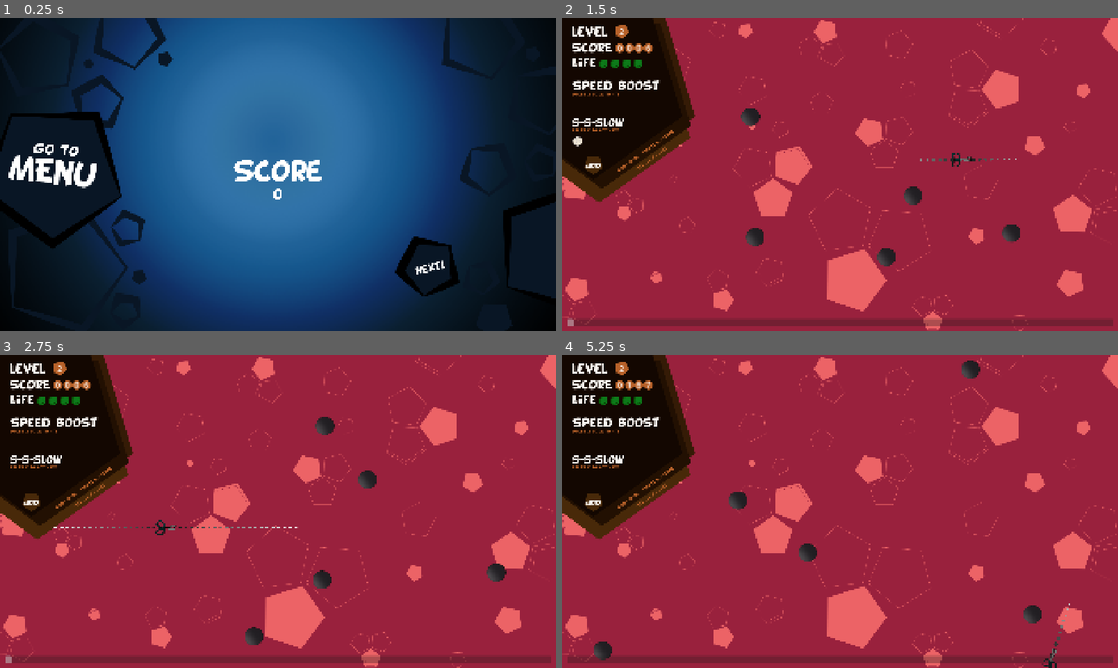
Above: before the commit, frames 1-4 (two rows, left to right).
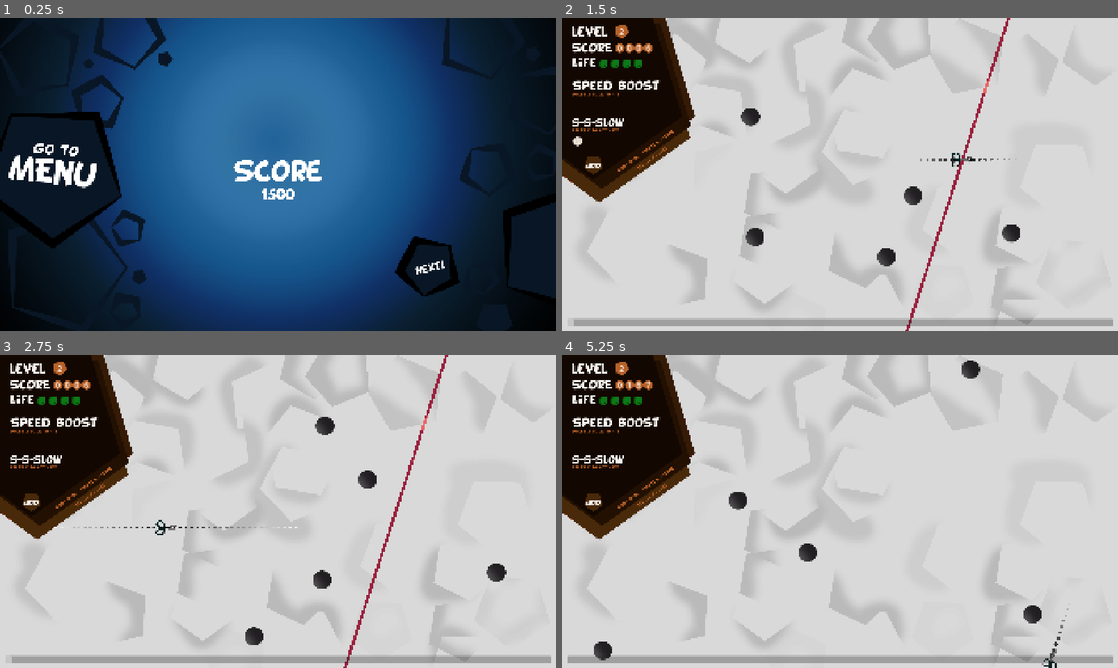
Above: after the commit, the same moments.

Repository: Trickylady/The-Exam-Scam
Game: Godot game, scene res://scenes/level_score.tscn
The game is run twice, just before and just after one commit, with the same random seed, the same clock (stepped at 60 frames per second) and the same inputs. This scene is started directly instead of the project's main scene.
Inputs (mouse positions are in pixels of both pictures, inside the frame that each line leads up to):
- Up to frame 1 (0.25 s): no input
- Up to frame 2 (1.5 s): click (990, 265) at 0.5 s; tap Enter at 1.25 s; move the mouse to (962, 158) at 1.27 s; hold W (boost_speed) from 1.28 s (still down); click (962, 158) at 1.42 s
- Up to frame 3 (2.75 s): move the mouse to (166, 527) at 2.02 s; release W (boost_speed) at 2.03 s; hold S (slow_down) from 2.03 s (still down); tap W (boost_speed) at 2.1 s; click (166, 527) at 2.17 s
- Up to frame 4 (5.25 s): move the mouse to (895, 442) at 2.77 s; release S (slow_down) at 2.78 s; hold Mouse wheel up (rotate_c) 2.78-3.53 s; click (895, 442) at 2.92 s; tap W (boost_speed) at 3.05, 3.8 s; move the mouse to (812, 574) at 3.52 s; tap Mouse wheel down (rotate_cc) at 3.6 s; click (812, 574) at 3.67 s; move the mouse to (1006, 558) at 4.27 s; hold S (slow_down) 4.28-5 s; hold W (boost_speed) 4.28-5 s; tap Q at 4.35 s; click (1006, 558) at 4.42 s; click "Go To Level" at 5 s

The runs differ from the first frame. In frame 1, 0.1% of the frame differs, in the area x 47-53%, y 54-58%; in frame 2, 88%; in frame 3, 88%; in frame 4, 88%, in the area x 0-100%, y 0-100%.
Error after the commit: Invalid access to property or key 'score' on a base object of type 'Node (Mng.gd)'. (res://scenes/level_score.gd:11)

Commit message:
game stats implementation

Diff:
--- /dev/null
+++ b/instances/GameStats.gd
@@ -0,0 +1,95 @@
+extends RefCounted
+class_name GameStats
+
+
+class LevelStats extends RefCounted:
+	var scores: int
+	var time_elapsed: int = 0
+	var hits: int = 0
+	var cuts: int = 0
+	var lives_collected: int = 0
+	var boosts_collected: int = 0
+	var slows_collected: int = 0
+
+
+var _all: Dictionary[int, LevelStats] = {}
+var level_t_start: int
+var level_n: int
+
+
+signal score_updated
+
+
+func new_level(_level: Level) -> void:
+	level_n = _level.n
+	level_t_start = _level.t_start
+	_all[level_n] = LevelStats.new()
+	_level.scissors.cut_line_hit.connect(_increase_hits)
+	_level.scissors.cut_line_success.connect(_increase_cuts)
+	_level.powerups.powerup_collected.connect(_on_powerup_collected)
+	_level.level_lost.connect(_on_level_end)
+	_level.level_won.connect(_on_level_end)
+
+
+func increase_score(partial_scores: int) -> void:
+	var level_stat: LevelStats = _all[level_n]
+	level_stat.scores += partial_scores
+	score_updated.emit()
+
+
+func _increase_hits(_pencil: Pencil) -> void:
+	var level_stat: LevelStats = _all[level_n]
+	level_stat.hits += 1
+func _increase_cuts() -> void:
+	var level_stat: LevelStats = _all[level_n]
+	level_stat.cuts += 1
+func _on_powerup_collected(powerup: Powerup) -> void:
+	var level_stat: LevelStats = _all[level_n]
+	match powerup.type:
+		Powerup.Type.LIFE: level_stat.lives_collected += 1
+		Powerup.Type.BOOST: level_stat.boosts_collected += 1
+		Powerup.Type.SLOW: level_stat.slows_collected += 1
+func _on_level_end() -> void:
+	var level_stat: LevelStats = _all[level_n]
+	level_stat.time_elapsed = Time.get_ticks_msec() - level_t_start
+
+
+func get_global_scores() -> int:
+	var tot_scores: int = 0
+	for l_stats: LevelStats in _all.values():
+		tot_scores += l_stats.scores
+	return tot_scores
+func get_total_time() -> int:
+	var tot_time: int = 0
+	for l_stats: LevelStats in _all.values():
+		tot_time += l_stats.time_elapsed
+	return tot_time
+func get_total_hits() -> int:
+	var tot_hits: int = 0
+	for l_stats: LevelStats in _all.values():
+		tot_hits += l_stats.hits
+	return tot_hits
+func get_total_cuts() -> int:
+	var tot_cuts: int = 0
+	for l_stats: LevelStats in _all.values():
+		tot_cuts += l_stats.cuts
+	return tot_cuts
+func get_total_powerups() -> int:
+	var tot_powerups: int = 0
+	for l_stats: LevelStats in _all.values():
+		tot_powerups += l_stats.lives_collected
+		tot_powerups += l_stats.boosts_collected
+		tot_powerups += l_stats.slows_collected
+	return tot_powerups
+
+
+static func t_msec_to_string(msecs: int) -> String:
+	@warning_ignore("integer_division")
+	var usecs: int = msecs / 1000
+	var fract: int = msecs % 1000
+	var t_dict: Dictionary = Time.get_time_dict_from_unix_time(usecs)
+
+	if t_dict["hour"] > 0:
+		return "%d:%02d%02d" % [t_dict["hour"], t_dict["minute"], t_dict["second"]]
+
+	return "%02d%02d.%03d" % [t_dict["minute"], t_dict["second"], fract]
--- a/instances/hud.gd
+++ b/instances/hud.gd
@@ -23,7 +23,7 @@
 
 
 func _connect_signals() -> void:
-	Mng.score_updated.connect(update_scores)
+	Mng.stats.score_updated.connect(update_scores)
 	Mng.lives_updated.connect(update_lives)
 	Mng.boost_n_updated.connect(update_boosts)
 	Mng.slow_n_updated.connect(update_slows)
@@ -39,7 +39,7 @@
 
 func update_scores() -> void:
 	var zero_pad := true
-	var v: int = clamp(Mng.score, 0, 9999)
+	var v: int = clamp(Mng.stats.get_global_scores(), 0, 9999)
 	@warning_ignore("integer_division")
 	var digits := [ (v / 1000) % 10, (v / 100) % 10, (v / 10) % 10, v % 10 ]
 
--- a/instances/hud.tscn
+++ b/instances/hud.tscn
@@ -190,6 +190,7 @@
 
 [node name="pnl_debug" parent="." instance=ExtResource("8_34k8l")]
 unique_name_in_owner = true
+visible = false
 layout_mode = 1
 offset_left = -375.0
 
--- a/instances/level.gd
+++ b/instances/level.gd
@@ -3,10 +3,13 @@
 
 @onready var hud: HUD = %HUD
 @onready var paper: Paper = %paper
+@onready var powerups: PowerupsMng = %powerups
 @onready var pencils_mng: PencilsMng = %pencils_mng
 @onready var scissors: Scissors = %scissors
 
 @export var n: int = 1
+
+var t_start: int
 
 signal level_won
 signal level_lost
@@ -19,6 +22,7 @@
 #region Init
 func start() -> void:
 	propagate_call("setup", [], true)
+	t_start = Time.get_ticks_msec()
 
 
 func setup() -> void:
--- a/instances/level.tscn
+++ b/instances/level.tscn
@@ -56,9 +56,9 @@
 material = SubResource("ShaderMaterial_8omac")
 layout_mode = 1
 mouse_filter = 2
-texture = null
 
 [node name="powerups" type="Node2D" parent="."]
+unique_name_in_owner = true
 script = ExtResource("5_8omac")
 
 [node name="pencils_mng" type="Node2D" parent="."]
--- a/instances/paper/paper.gd
+++ b/instances/paper/paper.gd
@@ -41,6 +41,8 @@
 	# mask
 	clear_cut_visuals()
 	%sub.size = size
+	var mat: ShaderMaterial = material
+	mat.shader = preload("res://instances/paper/paper.gdshader")
 	material.set_shader_parameter("mask_tex", %sub.get_texture())
 
 	paper_regions.clear()
@@ -82,7 +84,7 @@
 	var removed_area: float = polygon_area_shoelace(poly_removed)
 	var removed_area_ratio: float = removed_area/initial_available_area
 	var delta_score: int = int(floor(1000 * removed_area_ratio))
-	Mng.score += delta_score
+	Mng.stats.increase_score(delta_score)
 
 
 func cut_out_ui_polygon_from_field(_poly: PackedVector2Array) -> void:
--- a/instances/paper/paper.tscn
+++ b/instances/paper/paper.tscn
@@ -5,6 +5,7 @@
 [ext_resource type="Script" uid="uid://bgrirf27g4n3s" path="res://instances/paper/paper.gd" id="2_2jdmg"]
 
 [sub_resource type="ShaderMaterial" id="ShaderMaterial_jh5fo"]
+resource_local_to_scene = true
 shader = ExtResource("1_hv2f1")
 shader_parameter/invert_mask = true
 shader_parameter/threshold = 0.5
@@ -18,7 +19,7 @@
 grow_vertical = 2
 texture = ExtResource("1_p66p3")
 expand_mode = 1
-stretch_mode = 6
+stretch_mode = 1
 script = ExtResource("2_2jdmg")
 
 [node name="sub" type="SubViewport" parent="."]
--- a/instances/powerups/powerups_mng.gd
+++ b/instances/powerups/powerups_mng.gd
@@ -6,6 +6,8 @@
 func _set_level(l: Level) -> void:
 	level = l
 var tmr_spawn_new: Timer
+
+signal powerup_collected(powerup: Powerup)
 
 
 func _ready() -> void:
@@ -25,5 +27,9 @@
 	add_child(new_powerup)
 
 
+func _on_powerup_collected(powerup: Powerup) -> void:
+	powerup_collected.emit(powerup)
+
+
 func _on_tmr_spawn_new_timeout() -> void:
 	spawn_new_powerup()
--- a/instances/scissors/scissors.gd
+++ b/instances/scissors/scissors.gd
@@ -54,6 +54,7 @@
 var _hit_point_forw: Vector2
 var _hit_point_back: Vector2
 
+signal cut_line_success
 signal cut_line_hit(pencil: Pencil)
 
 
@@ -127,6 +128,7 @@
 
 
 func _on_cutting_line_finished() -> void:
+	cut_line_success.emit()
 	is_cutting = false
 	if Mng.scissors_rotation_sequential:
 		cycle_angle(false)
@@ -153,11 +155,8 @@
 
 func _update_shoot() -> void:
 	if not is_node_ready(): return
-	var _boosting: bool = is_boosting
-	if not Engine.is_editor_hint():
-		_boosting = _boosting # TODO: check for boost in inventory
-	var grad: Gradient = shoot_col_boost if _boosting else shoot_col_normal
-	var shoot_speed: float = shoot_circles_boost_speed if _boosting else shoot_circles_normal_speed
+	var grad: Gradient = shoot_col_boost if is_boosting else shoot_col_normal
+	var shoot_speed: float = shoot_circles_boost_speed if is_boosting else shoot_circles_normal_speed
 	%part_forw.color_ramp = grad
 	%part_back.color_ramp = grad
 	%part_forw.initial_velocity_max= shoot_speed
--- a/instances/score_recap.gd
+++ b/instances/score_recap.gd
@@ -6,4 +6,4 @@
 
 
 func _populate() -> void:
-	$lb_score.text = "[wave]%s[/wave]" % Mng.score
+	$lb_score.text = "[wave]%s[/wave]" % Mng.stats.get_global_scores()
--- a/instances/singleton/Aud.tscn
+++ b/instances/singleton/Aud.tscn
@@ -1,8 +1,7 @@
-[gd_scene load_steps=4 format=3 uid="uid://bbtiqih3ycb26"]
+[gd_scene load_steps=3 format=3 uid="uid://bbtiqih3ycb26"]
 
 [ext_resource type="Script" uid="uid://ccitvwsr7376d" path="res://instances/singleton/aud.gd" id="1_qegt6"]
-[ext_resource type="AudioStream" uid="uid://pquq25jexc3r" path="res://sounds/mus_soundtrack.ogg" id="2_artq0"]
-[ext_resource type="AudioStream" uid="uid://dtq1cad0mqfca" path="res://sounds/mus_static_noise.ogg" id="3_vtybb"]
+[ext_resource type="AudioStream" uid="uid://dq3s38u0mxol6" path="res://sounds/soundtrack.mp3" id="2_d65k4"]
 
 [node name="Aud" type="Node"]
 script = ExtResource("1_qegt6")
@@ -18,11 +17,6 @@
 bus = &"sfx"
 
 [node name="mus" type="AudioStreamPlayer" parent="."]
-stream = ExtResource("2_artq0")
+stream = ExtResource("2_d65k4")
 volume_db = -12.0
 bus = &"music"
-
-[node name="mus_noise" type="AudioStreamPlayer" parent="."]
-stream = ExtResource("3_vtybb")
-volume_db = -12.0
-bus = &"music"
--- a/instances/singleton/Mng.gd
+++ b/instances/singleton/Mng.gd
@@ -6,9 +6,9 @@
 # Game modifiers
 var is_family_friendly: bool = true
 var max_levels: int = 3 # when the game ends
-var max_lives: int = 5 # can't collect more than this
-var max_boosts: int = 5
-var max_slows: int = 5
+var max_lives: int = 20 # can't collect more than this
+var max_boosts: int = 20
+var max_slows: int = 20
 var init_boosts: int = 1 # the game starts with
 var init_slows: int = 1
 var goal_completion: float = 0.75 # 0 to 1 (percentage to win the level)
@@ -26,7 +26,7 @@
 # Pencils
 
 # Power-ups
-var powerup_spaw_probabilities = {
+var powerup_spaw_probabilities = { # TODO:
 	Powerup.Type.LIFE: 0.0,
 	Powerup.Type.BOOST: 0.0,
 	Powerup.Type.SLOW: 0.0,
@@ -39,16 +39,13 @@
 
 # Game status
 var current_level_n: int
-var scores: Dictionary = {}
-var score: int:
-	set(val): score = val; score_updated.emit()
+var stats: GameStats
 var lives: int:
 	set(val): lives = clamp(val, 0, max_lives); lives_updated.emit()
 var boost_n: int:
 	set(val): boost_n = clamp(val, 0, max_boosts); boost_n_updated.emit()
 var slow_n: int:
 	set(val): slow_n = clamp(val, 0, max_slows); slow_n_updated.emit()
-signal score_updated
 signal lives_updated
 signal boost_n_updated
 signal slow_n_updated
@@ -69,8 +66,7 @@
 
 
 func reset_stats() -> void:
-	scores = {}
-	score = 0
+	stats = GameStats.new()
 	lives = 4
 	current_level_n = 1
 	boost_n = init_boosts
@@ -104,11 +100,12 @@
 	level.level_won.connect(_on_level_won)
 	level.level_lost.connect(go_to_youlose)
 	level.start()
+	stats.new_level(level)
 
 
 func go_to_level_score() -> void:
+	get_tree().change_scene_to_file("res://scenes/level_score.tscn")
 	Input.mouse_mode = Input.MOUSE_MODE_VISIBLE
-	get_tree().change_scene_to_file("res://scenes/level_score.tscn")
 
 
 func next_level() -> void:
@@ -116,11 +113,11 @@
 
 
 func go_to_youlose() -> void:
+	get_tree().change_scene_to_file("res://scenes/youlose.tscn")
 	Input.mouse_mode = Input.MOUSE_MODE_VISIBLE
-	get_tree().change_scene_to_file("res://scenes/youlose.tscn")
 func go_to_youwin() -> void:
+	get_tree().change_scene_to_file("res://scenes/youwin.tscn")
 	Input.mouse_mode = Input.MOUSE_MODE_VISIBLE
-	get_tree().change_scene_to_file("res://scenes/youwin.tscn")
 
 
 func quit() -> void:
@@ -128,7 +125,7 @@
 
 
 func _on_level_won() -> void:
-	if current_level_n == max_levels:
+	if current_level_n >= max_levels:
 		go_to_youwin()
 		return
 	go_to_level_score()
--- a/instances/singleton/aud.gd
+++ b/instances/singleton/aud.gd
@@ -6,7 +6,6 @@
 func play_music() -> void:
 	if not $mus.playing:
 		$mus.play()
-		$mus_noise.play()
 
 
 func play_tutorial() -> void:
--- a/scenes/level_score.gd
+++ b/scenes/level_score.gd
@@ -2,7 +2,8 @@
 
 
 func _ready() -> void:
-	Aud.play_lose()
+	Aud.play_win_level()
+	Input.mouse_mode = Input.MOUSE_MODE_VISIBLE
 	_populate()
 
 
Not shown, added: instances/GameStats.gd.uid
Not shown, removed: sounds/mus_soundtrack.ogg.import
Not shown, removed: sounds/mus_static_noise.ogg.import
Not shown, added: sounds/soundtrack.mp3.import
Not shown, removed: sounds/mus_soundtrack.ogg
Not shown, removed: sounds/mus_static_noise.ogg
